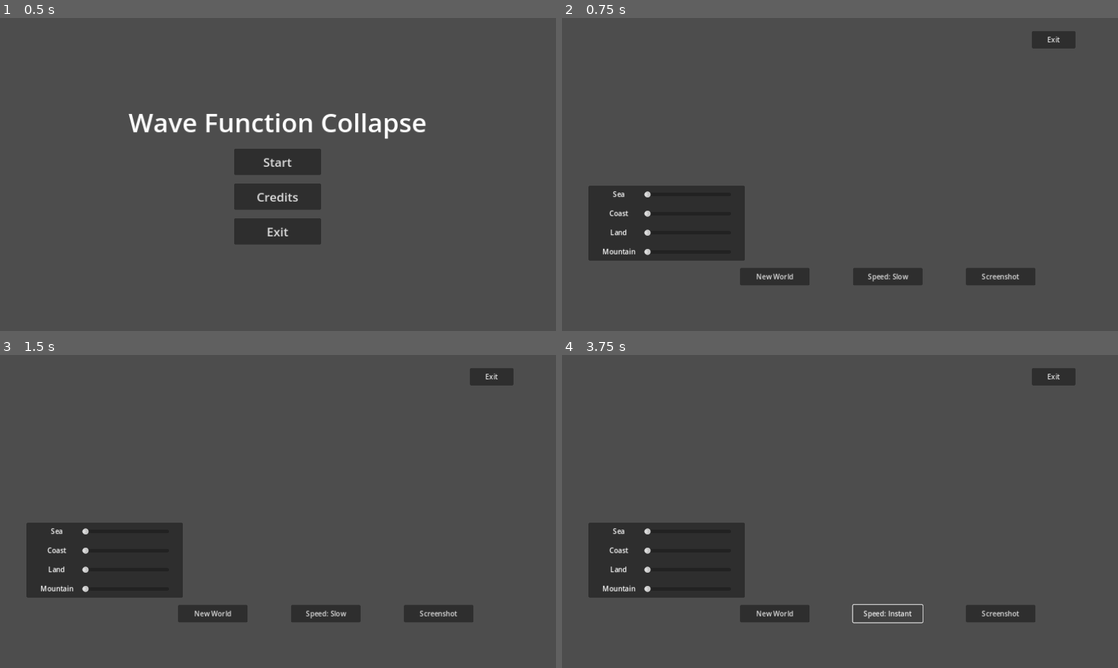
Above: before the commit, frames 1-4 (two rows, left to right).
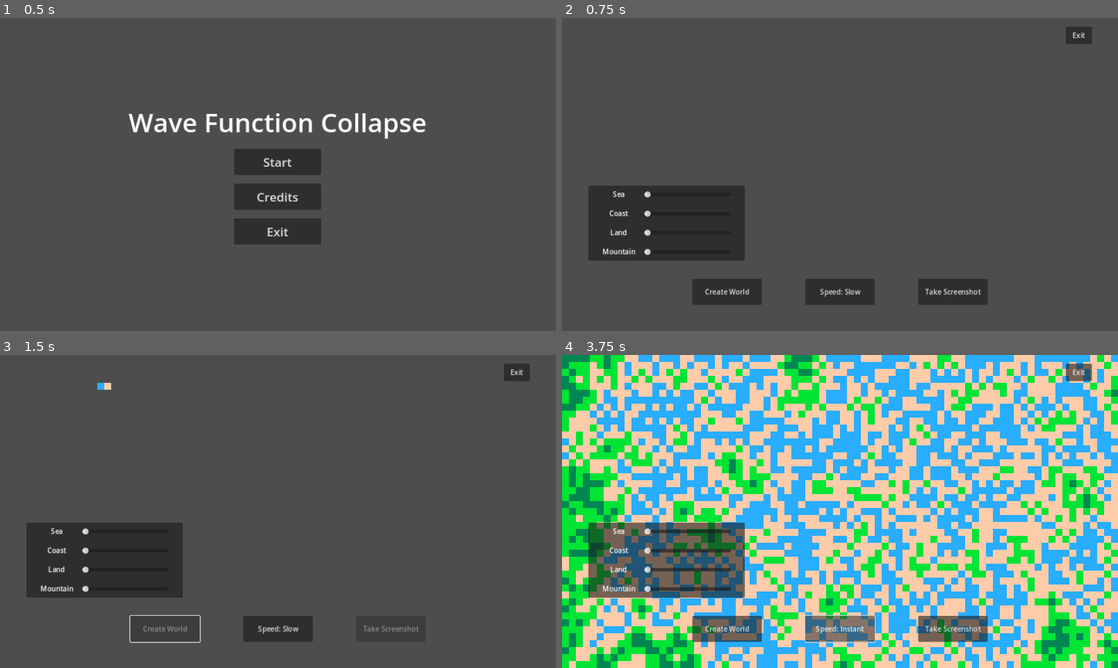
Above: after the commit, the same moments.

Repository: kennethrdzg/wave-function-collapse
Game: Godot game, scene res://Menus/start_menu.tscn
The game is run twice, just before and just after one commit, with the same random seed, the same clock (stepped at 60 frames per second) and the same inputs.
Inputs (mouse positions are in pixels of both pictures, inside the frame that each line leads up to):
- Up to frame 1 (0.5 s): no input
- Up to frame 2 (0.75 s): click "Start" at 0.5 s
- Up to frame 3 (1.5 s): click (166, 630) at 1.25 s, where only the run after the commit has a clickable "Create World"
- Up to frame 4 (3.75 s): click "Speed: Slow" at 2 s; click "Speed: Medium" at 2.75 s; click "Speed: Fast" at 3.5 s

Frame 1 is identical in both runs. In frame 2, 4.8% of the frame differs, in the area x 23-96%, y 2-92%; in frame 3, 3.3%; in frame 4, 100%, in the area x 0-100%, y 0-100%.

Commit message:
Update Game UI

Diff:
--- a/src/UI/ui.tscn
+++ /dev/null
@@ -1,35 +0,0 @@
-[gd_scene format=3 uid="uid://btxpw3l0cocdw"]
-
-[node name="UI" type="CanvasLayer"]
-
-[node name="HBoxContainer" type="HBoxContainer" parent="."]
-offset_left = 410.0
-offset_top = 575.0
-offset_right = 830.0
-offset_bottom = 615.0
-theme_override_constants/separation = 100
-alignment = 1
-metadata/_edit_group_ = true
-
-[node name="GenerateButton" type="Button" parent="HBoxContainer"]
-custom_minimum_size = Vector2(160, 40)
-layout_mode = 2
-text = "New World"
-
-[node name="SpeedButton" type="Button" parent="HBoxContainer"]
-custom_minimum_size = Vector2(160, 40)
-layout_mode = 2
-text = "INSTANT"
-
-[node name="ScreenshotButton" type="Button" parent="HBoxContainer"]
-custom_minimum_size = Vector2(160, 40)
-layout_mode = 2
-text = "Screenshot"
-
-[node name="ExitButton" type="Button" parent="."]
-custom_minimum_size = Vector2(100, 40)
-offset_left = 1082.0
-offset_top = 30.0
-offset_right = 1182.0
-offset_bottom = 70.0
-text = "Exit"
--- a/src/game.gd
+++ b/src/game.gd
@@ -7,7 +7,7 @@
 
 @onready var ui: CanvasLayer = get_node("UI")
 
-@onready var generate_button: Button = get_node("UI/HBoxContainer/GenerateButton")
+@onready var generate_button: Button = get_node("UI/HBoxContainer/CreateWorldButton")
 @onready var speed_button: Button = get_node("UI/HBoxContainer/SpeedButton")
 @onready var screenshot_button: Button = get_node("UI/HBoxContainer/ScreenshotButton")
 
@@ -48,6 +48,7 @@
 
 var speed: int = SLOW: set = set_speed
 var timer_speed = 0.1
+var image: Image = null
 
 func _ready():
 	room_width = ProjectSettings.get("display/window/size/viewport_width")/16
@@ -175,46 +176,46 @@
 func _on_speed_button_pressed():
 	self.speed += 1
 
-func _on_generate_button_pressed():
+func _on_exit_button_pressed():
+	get_tree().change_scene_to_file("res://Menus/start_menu.tscn")
+
+func _on_sea_slider_drag_ended(value_changed):
+	if value_changed:
+		probabilities[SEA] = wrapi(sea_slider.value, 1, 11)
+
+
+func _on_coast_slider_drag_ended(value_changed):
+	if value_changed:
+		probabilities[COAST] = wrapi(coast_slider.value, 1, 11)
+
+
+func _on_land_slider_drag_ended(value_changed):
+	if value_changed:
+		probabilities[LAND] = wrapi(land_slider.value, 1, 11)
+
+func _on_mountain_slider_drag_ended(value_changed):
+	if value_changed:
+		probabilities[MOUNTAIN] = wrapi(mountain_slider.value, 1, 11)
+
+
+func _on_screenshot_button_pressed():
+	ui.hide()
+	var os_name = OS.get_name()
+	var viewport: Viewport = get_viewport()
+	var path: String = "wfc_"+str(Time.get_unix_time_from_system()) + ".png"
+	await get_tree().create_timer(1).timeout
+	image = viewport.get_texture().get_image()
+
+	if os_name == "Web":
+		var buffer: PackedByteArray = image.save_png_to_buffer()
+		JavaScriptBridge.download_buffer(buffer, path, "image/png")
+	else:
+		print("FIle")
+		print(image.save_png("user://"+path))
+	ui.show()
+
+func _on_create_world_button_pressed():
 	generate_button.disabled = true
 	screenshot_button.disabled = true
 	clean()
 	fill_world()
-
-
-func _on_exit_button_pressed():
-	get_tree().change_scene_to_file("res://Menus/start_menu.tscn")
-
-
-func _on_sea_slider_drag_ended(value_changed):
-	if value_changed:
-		probabilities[SEA] = wrapi(sea_slider.value, 1, 11)
-
-
-func _on_coast_slider_drag_ended(value_changed):
-	if value_changed:
-		probabilities[COAST] = wrapi(coast_slider.value, 1, 11)
-
-
-func _on_land_slider_drag_ended(value_changed):
-	if value_changed:
-		probabilities[LAND] = wrapi(land_slider.value, 1, 11)
-
-func _on_mountain_slider_drag_ended(value_changed):
-	if value_changed:
-		probabilities[MOUNTAIN] = wrapi(mountain_slider.value, 1, 11)
-
-
-func _on_screenshot_button_pressed():
-
-	ui.hide()
-
-	await get_tree().create_timer(1).timeout
-
-	var viewport: Viewport = get_viewport()
-	var result = viewport.get_texture().get_image().save_png("user://screenshot_"+str(Time.get_unix_time_from_system())+".png")
-	viewport.get_texture().get_image()
-	await get_tree().create_timer(1).timeout
-
-	ui.show()
-	#viewport.get_texture().get_image().save_png("user://")
--- a/src/game.tscn
+++ b/src/game.tscn
@@ -1,8 +1,7 @@
-[gd_scene load_steps=6 format=3 uid="uid://clc1mfktlibsx"]
+[gd_scene load_steps=5 format=3 uid="uid://clc1mfktlibsx"]
 
 [ext_resource type="Texture2D" uid="uid://3qaoq58vv1k6" path="res://tileset.png" id="1_i0c5d"]
 [ext_resource type="Script" path="res://game.gd" id="2_se5a1"]
-[ext_resource type="PackedScene" uid="uid://btxpw3l0cocdw" path="res://UI/ui.tscn" id="3_0aqqo"]
 
 [sub_resource type="TileSetAtlasSource" id="TileSetAtlasSource_t8gis"]
 texture = ExtResource("1_i0c5d")
@@ -20,16 +19,44 @@
 format = 2
 script = ExtResource("2_se5a1")
 
-[node name="UI" parent="." instance=ExtResource("3_0aqqo")]
+[node name="UI" type="CanvasLayer" parent="."]
 
-[node name="SpeedButton" parent="UI/HBoxContainer" index="1"]
+[node name="HBoxContainer" type="HBoxContainer" parent="UI"]
+offset_left = 300.0
+offset_top = 600.0
+offset_right = 980.0
+offset_bottom = 660.0
+theme_override_constants/separation = 100
+alignment = 1
+
+[node name="CreateWorldButton" type="Button" parent="UI/HBoxContainer"]
+custom_minimum_size = Vector2(160, 60)
+layout_mode = 2
+text = "Create World"
+
+[node name="SpeedButton" type="Button" parent="UI/HBoxContainer"]
+custom_minimum_size = Vector2(160, 60)
+layout_mode = 2
 text = "Speed: Slow"
+
+[node name="ScreenshotButton" type="Button" parent="UI/HBoxContainer"]
+custom_minimum_size = Vector2(160, 60)
+layout_mode = 2
+text = "Take Screenshot"
+
+[node name="ExitButton" type="Button" parent="UI"]
+custom_minimum_size = Vector2(60, 40)
+offset_left = 1160.0
+offset_top = 20.0
+offset_right = 1220.0
+offset_bottom = 60.0
+text = "Exit"
 
 [node name="PanelContainer" type="PanelContainer" parent="UI"]
 custom_minimum_size = Vector2(360, 0)
 offset_left = 61.0
 offset_top = 386.0
-offset_right = 357.0
+offset_right = 421.0
 offset_bottom = 558.0
 
 [node name="Probabilities" type="HBoxContainer" parent="UI/PanelContainer"]
@@ -100,7 +127,7 @@
 value = 1.0
 
 [connection signal="world_filled" from="." to="." method="_on_world_filled"]
-[connection signal="pressed" from="UI/HBoxContainer/GenerateButton" to="." method="_on_generate_button_pressed"]
+[connection signal="pressed" from="UI/HBoxContainer/CreateWorldButton" to="." method="_on_create_world_button_pressed"]
 [connection signal="pressed" from="UI/HBoxContainer/SpeedButton" to="." method="_on_speed_button_pressed"]
 [connection signal="pressed" from="UI/HBoxContainer/ScreenshotButton" to="." method="_on_screenshot_button_pressed"]
 [connection signal="pressed" from="UI/ExitButton" to="." method="_on_exit_button_pressed"]
@@ -108,5 +135,3 @@
 [connection signal="drag_ended" from="UI/PanelContainer/Probabilities/VBoxContainer2/CoastSlider" to="." method="_on_coast_slider_drag_ended"]
 [connection signal="drag_ended" from="UI/PanelContainer/Probabilities/VBoxContainer2/LandSlider" to="." method="_on_land_slider_drag_ended"]
 [connection signal="drag_ended" from="UI/PanelContainer/Probabilities/VBoxContainer2/MountainSlider" to="." method="_on_mountain_slider_drag_ended"]
-
-[editable path="UI"]
